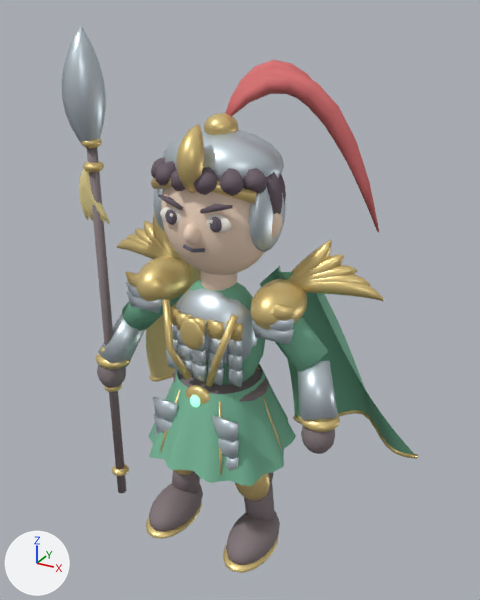
Two versions of the glTF model samkok/web/models/48-e2.glb, one commit apart.
Camera for both pictures: a 50 mm camera at (2.02, -3.4, 3.61) aimed at (0.02, 0.24, 1.79). Lighting does not change. The marker at lower left points along +X, +Y and +Z. The picture after the commit comes second.

The older version as bpy lines, for what is in view:
```python
ob_48_t2_jade_dragon_mesh = bpy.data.objects.new('48_T2_Jade Dragon_Mesh', me_48_t2_jade_dragon_mesh)
ob_48_t2_jade_dragon_mesh.location = (0.0, 0.0, 0.0)
```
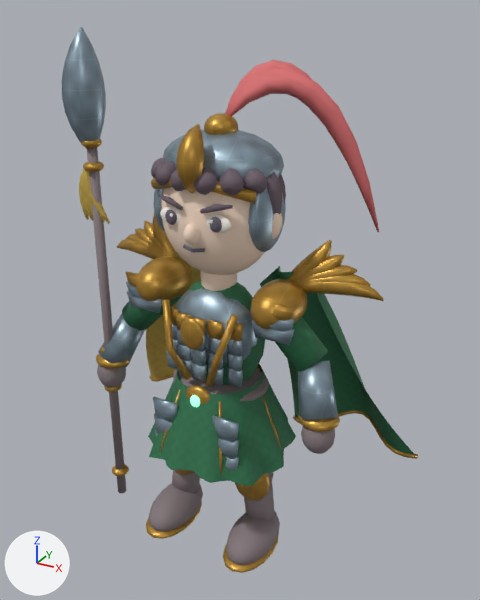
What differs and where, as boxes [x1, y1, x2, y2] in the pictures (480 x 600 px):
'48_T2_Jade Dragon_Mesh', surface changed (darker): [62, 27, 418, 573] in both

What changed in the scene script:
```text
Change mat_silk_307c52_001:
    where n0 = _N.new('ShaderNodeBsdfPrincipled'); n0.name = 'Principled BSDF'
    remove n0.inputs[0].default_value = (0.188, 0.486, 0.322, 1.0)  # 'Base Color', green #78b99a
    add n2 = _N.new('ShaderNodeTexImage'); n2.name = 'Image Texture'
    add n2.image = img_weave_307c52
    add n3 = _N.new('ShaderNodeNormalMap'); n3.name = 'Normal Map'
    add n3.uv_map = 'UVMap'
    add n3.inputs[0].default_value = 0.28  # 'Strength'
    add n4 = _N.new('ShaderNodeTexImage'); n4.name = 'Image Texture.001'
    add n4.image = img_surface_normal_true
    add _L.new(n2.outputs[0], n0.inputs[0])  # 'Color' to 'Base Color'
    add _L.new(n3.outputs[0], n0.inputs[5])  # 'Normal' to 'Normal'
    add _L.new(n4.outputs[0], n3.inputs[1])  # 'Color' to 'Color'
Change mat_accent_dfbd56_001:
    where n0 = _N.new('ShaderNodeBsdfPrincipled'); n0.name = 'Principled BSDF'
    remove n0.inputs[0].default_value = (0.875, 0.741, 0.337, 1.0)  # 'Base Color', beige #f0df9d
    add n2 = _N.new('ShaderNodeTexImage'); n2.name = 'Image Texture'
    add n2.image = img_weave_dfbd56
    add n3 = _N.new('ShaderNodeNormalMap'); n3.name = 'Normal Map'
    add n3.uv_map = 'UVMap'
    add n3.inputs[0].default_value = 0.28  # 'Strength'
    add n4 = _N.new('ShaderNodeTexImage'); n4.name = 'Image Texture.001'
    add n4.image = img_surface_normal_true
    add _L.new(n2.outputs[0], n0.inputs[0])  # 'Color' to 'Base Color'
    add _L.new(n3.outputs[0], n0.inputs[5])  # 'Normal' to 'Normal'
    add _L.new(n4.outputs[0], n3.inputs[1])  # 'Color' to 'Color'
Change mat_antique_gold_001:
    where n0 = _N.new('ShaderNodeBsdfPrincipled'); n0.name = 'Principled BSDF'
    remove n0.inputs[0].default_value = (0.788, 0.604, 0.247, 1.0)  # 'Base Color', yellow #e6cc88
    add n2 = _N.new('ShaderNodeTexImage'); n2.name = 'Image Texture'
    add n2.image = img_engraved_c99a3f
    add n3 = _N.new('ShaderNodeNormalMap'); n3.name = 'Normal Map'
    add n3.uv_map = 'UVMap'
    add n3.inputs[0].default_value = 0.45  # 'Strength'
    add n4 = _N.new('ShaderNodeTexImage'); n4.name = 'Image Texture.001'
    add n4.image = img_surface_normal_false
    add _L.new(n2.outputs[0], n0.inputs[0])  # 'Color' to 'Base Color'
    add _L.new(n3.outputs[0], n0.inputs[5])  # 'Normal' to 'Normal'
    add _L.new(n4.outputs[0], n3.inputs[1])  # 'Color' to 'Color'
Change mat_steel_001:
    where n0 = _N.new('ShaderNodeBsdfPrincipled'); n0.name = 'Principled BSDF'
    remove n0.inputs[0].default_value = (0.604, 0.686, 0.741, 1.0)  # 'Base Color', light grey #ccd8df
    add n2 = _N.new('ShaderNodeTexImage'); n2.name = 'Image Texture'
    add n2.image = img_engraved_9aafbd
    add n3 = _N.new('ShaderNodeNormalMap'); n3.name = 'Normal Map'
    add n3.uv_map = 'UVMap'
    add n3.inputs[0].default_value = 0.45  # 'Strength'
    add n4 = _N.new('ShaderNodeTexImage'); n4.name = 'Image Texture.001'
    add n4.image = img_surface_normal_false
    add _L.new(n2.outputs[0], n0.inputs[0])  # 'Color' to 'Base Color'
    add _L.new(n3.outputs[0], n0.inputs[5])  # 'Normal' to 'Normal'
    add _L.new(n4.outputs[0], n3.inputs[1])  # 'Color' to 'Color'
Change me_48_t2_jade_dragon_mesh:
    where me_48_t2_jade_dragon_mesh.from_pydata(...)  # 11224 vertices, 20556 faces; spans x -1.22..1.22, y -0.53..0.97, z 0.02..3.51
    me_48_t2_jade_dragon_mesh part 1: texture (UV) coordinates changed
```
